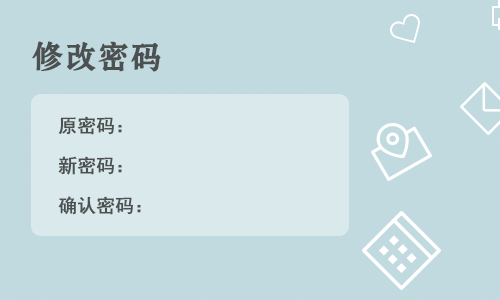
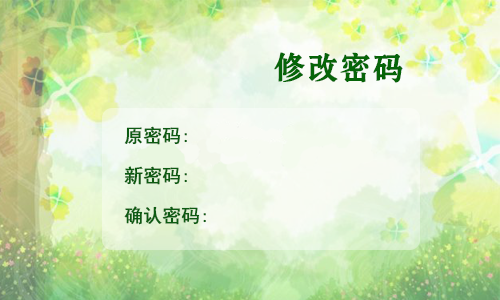
Revision of a layered 500 × 300 image; what changed, layer by layer:
painted on "修改密码" over [32, 41, 403, 83]
renamed "原密码： 新密码： 确认密码：" to "原密码: 新密码: 确认密码:", painted on it over [58, 116, 206, 225]
painted on "圆角矩形 2" over [31, 94, 420, 250]
added layer "图层 2" (58%) above "圆角矩形 1" over [0, 0, 500, 300]
hid group "Icons" (8 layers) over [362, 0, 500, 290]
painted on "Location" over [398, 130, 422, 144]
painted on "Heart" over [415, 15, 420, 25]
hid group "Photo" (1st of 2) (2 layers) over [0, 0, 500, 300]
hid "Color" over [0, 0, 500, 300]
